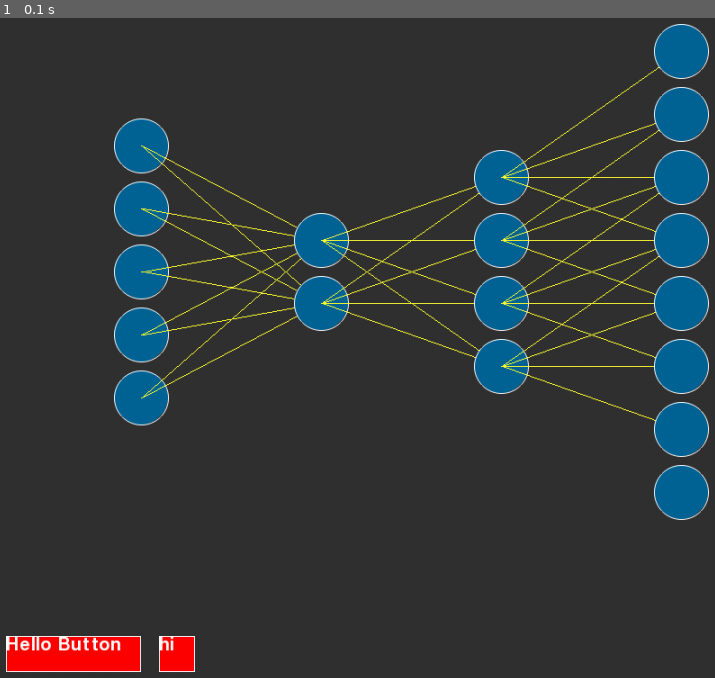
Above: before the commit, frame 1.
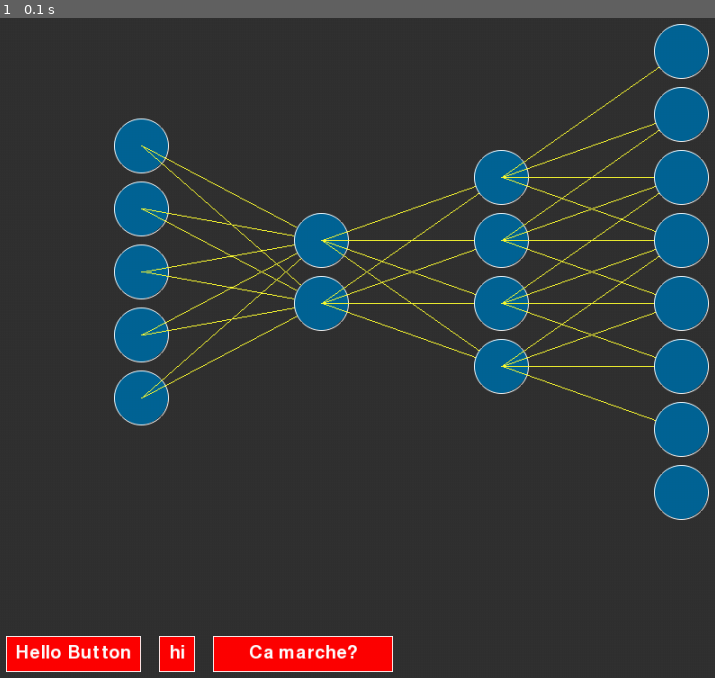
Above: after the commit, the same moment.

Repository: lnyaki/neural_nets
Game: pygame game, started from src/testLayers.py
Same seed, same stepped clock (60 frames per second), same inputs: the game is played once before the commit and once after it.
Inputs:
- Up to frame 1 (0.1 s): no input

The runs differ from the first frame. In frame 1, 1.8% of the frame differs, in the area x 0-55%, y 93-100%.

Commit message:
Button text is centered

Diff:
--- a/src/button.py
+++ b/src/button.py
@@ -39,4 +39,4 @@
 	def draw(self, gameDisplay):
 		pygame.draw.rect(gameDisplay,(255,0,0),self.rectangle)
 		pygame.gfxdraw.rectangle(gameDisplay,self.rectangle,(255,255,255))
-		gameDisplay.blit(self.textObject,(self.rectangle.left,self.rectangle.top))
+		gameDisplay.blit(self.textObject, self.textObject.get_rect(center=self.rectangle.center))
--- a/src/testLayers.py
+++ b/src/testLayers.py
@@ -33,10 +33,12 @@
 	buttonSize = (150,40)
 	button = Button("Hello Button",buttonSize)
 	button2 = Button("hi", (40,40))
+	button3 = Button("Ca marche?",(200,40))
 	containerPosition = (50,750)
 	container = GUIcontainer(containerPosition,GUIcontainer.HORIZONTAL,20)
 	container.add(button)
 	container.add(button2)
+	container.add(button3)
 	GUIelements.append(container)
 
 	while True:
